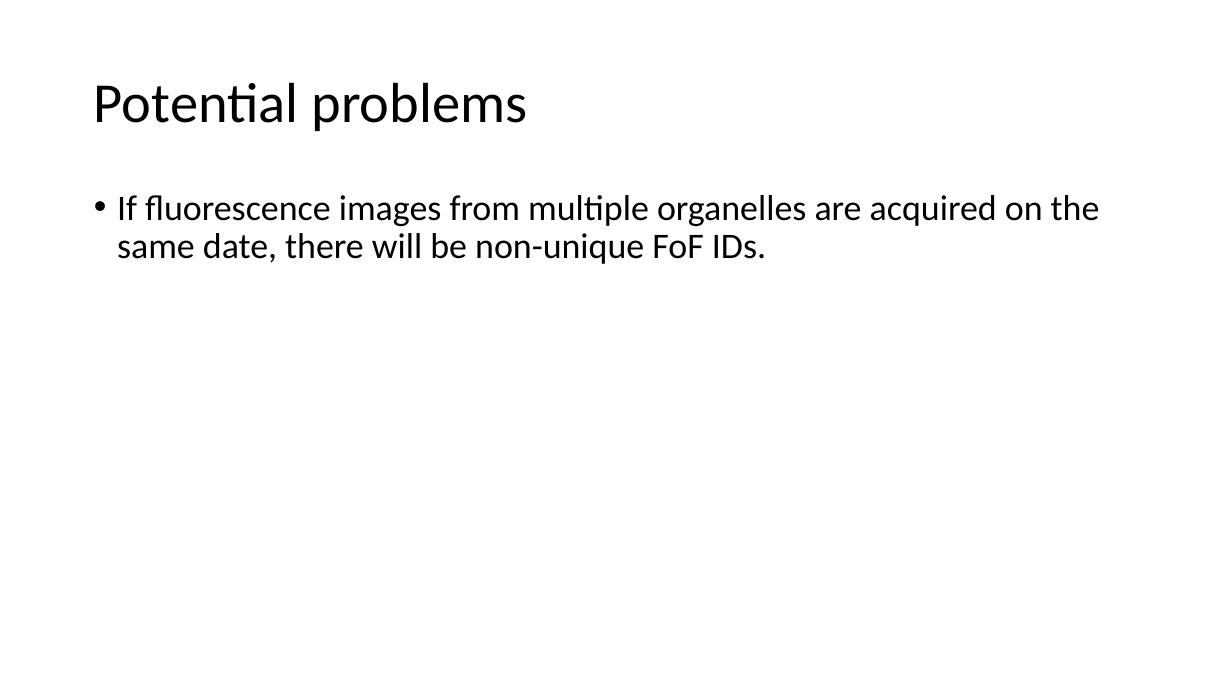
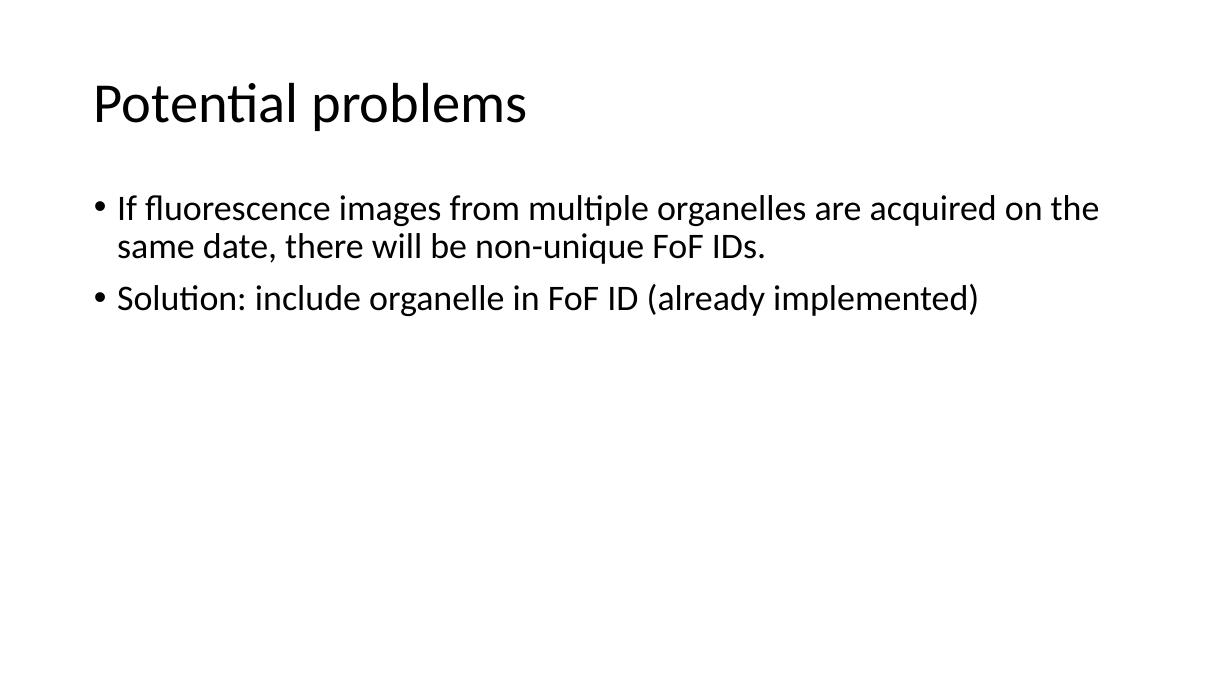
Before and after one commit to zsdqui/PMO_MeasuringFitnessperClone, a slide deck: slide 7 of 3DImaging_PipelineSetup_220229.pptx. Drawn at 1232x693 pixels with LibreOffice and Linux fonts; fonts in the diff are those of the drawing. Boxes give left, top, right and bottom in pixels: in the first picture for what was removed or moved away, otherwise in the second. Text is boxed around its words. In the diff, an @@ line names an element or a change of style, - is before the commit and + after.

```diff
--- a/3DImaging_PipelineSetup_220229.pptx
+++ b/3DImaging_PipelineSetup_220229.pptx
@@ text at [117,284,979,316]: paragraph added @@
+• Solution: include organelle in FoF ID (already implemented)
```
Also in this commit, not shown: 1 other slide changed, 2 slides added.
